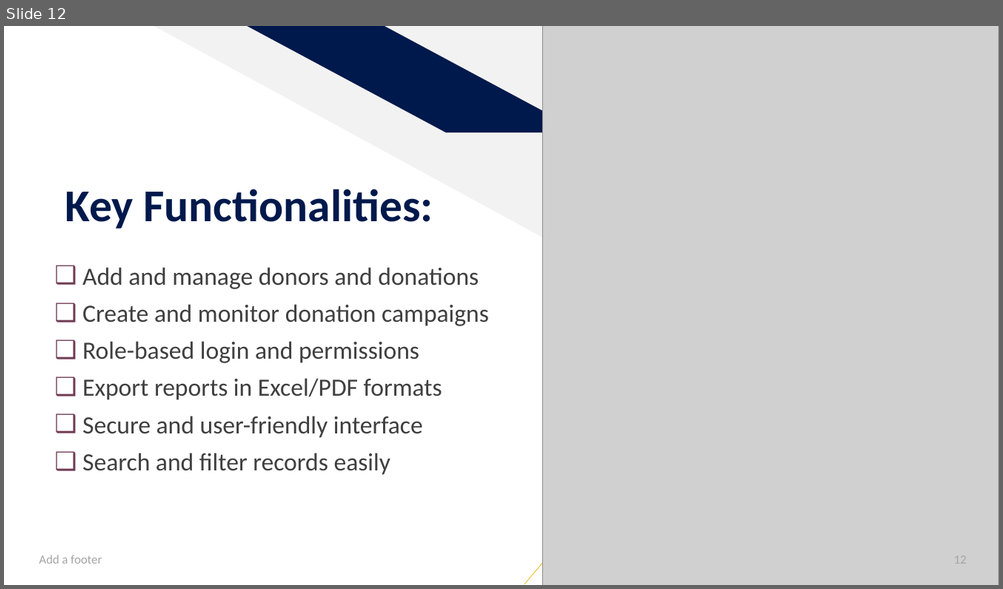
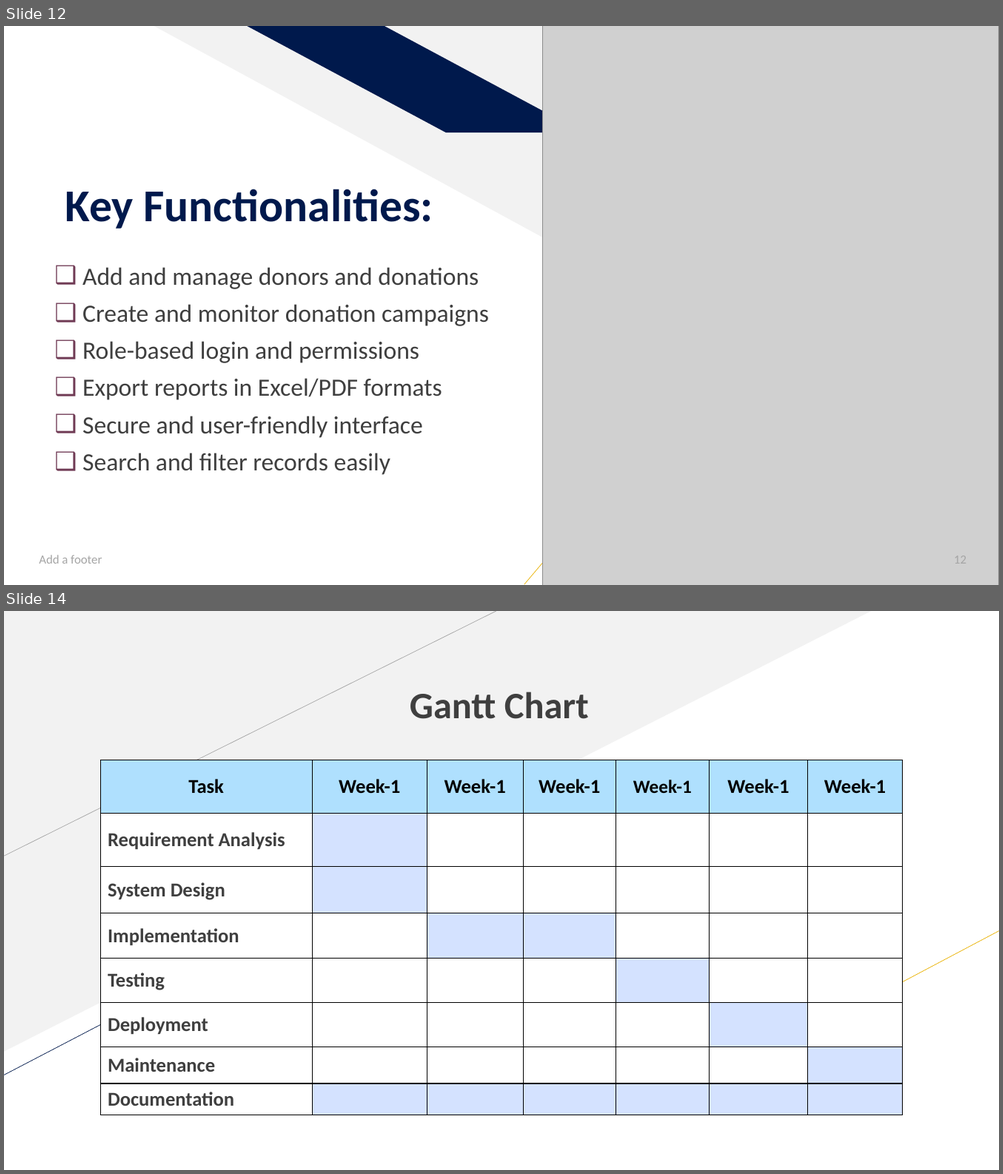
Before and after one commit to SharminAkter13/php_project, a slide deck: Donation Management System.pptx. Shown one above the other, each under a label of ours: slide 12 before the commit, slides 12 and 14 after it; the slides between them are not shown. The pictures are 1003x589 and 1003x1174 pixels, drawn with LibreOffice and Linux fonts; fonts in the diff are those of the drawing; grey boxes stand for pictures. Boxes give left, top, right and bottom in pixels: in the first picture for what was removed or moved away, otherwise in the second. Text is boxed around its words. In the diff, an @@ line names an element or a change of style, - is before the commit and + after.

```diff
--- a/Donation Management System.pptx
+++ b/Donation Management System.pptx
@@ slide 14 added at (4,611,999,1170), background #FFFFFF @@
@@ right triangle added at (4,611,871,1052), fill #F2F2F2 @@
@@ line added from (4, 857) to (496, 611), #A6A6A6 0.5 pt @@
@@ text added at (410,692,589,719), 36 pt, text #3F3F3F, bold @@
+Gantt Chart
@@ table added at (100,760,902,1116), 8 rows, 7 columns @@
+Task | Week-1 | Week-1 | Week-1 | Week-1 | Week-1 | Week-1
+Requirement Analysis |  |  |  |  |  | 
+System Design |  |  |  |  |  | 
+Implementation |  |  |  |  |  | 
+Testing |  |  |  |  |  | 
+Deployment |  |  |  |  |  | 
+Maintenance |  |  |  |  |  | 
+Documentation |  |  |  |  |  | 
@@ line added from (739, 1069) to (999, 931), #EAB200 0.5 pt @@
@@ line added from (4, 1076) to (159, 994), #00194C 0.5 pt @@
```
Also in this commit, not shown: 2 slides changed, 6 other slides added, 4 slides removed, 6 other files.
